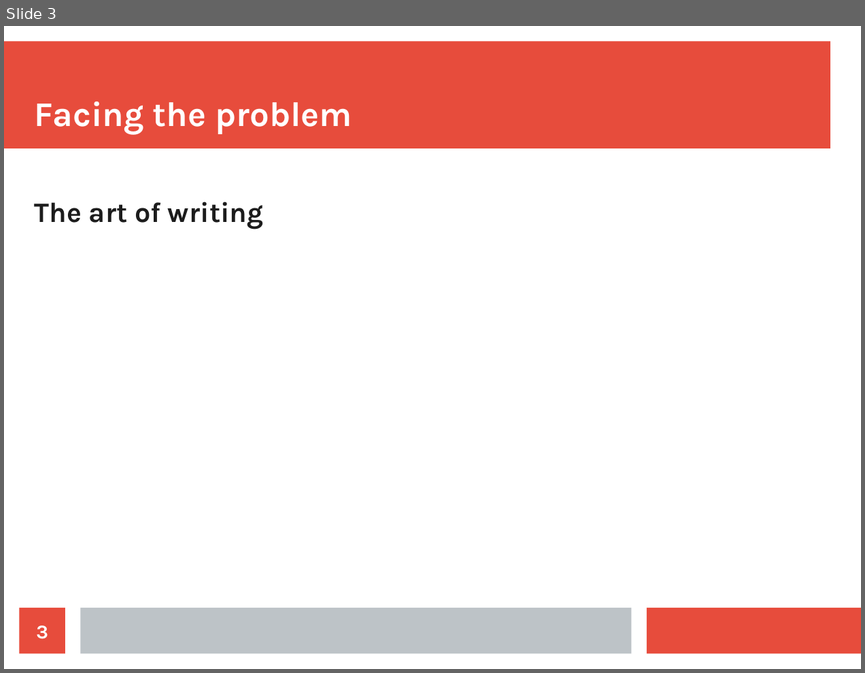
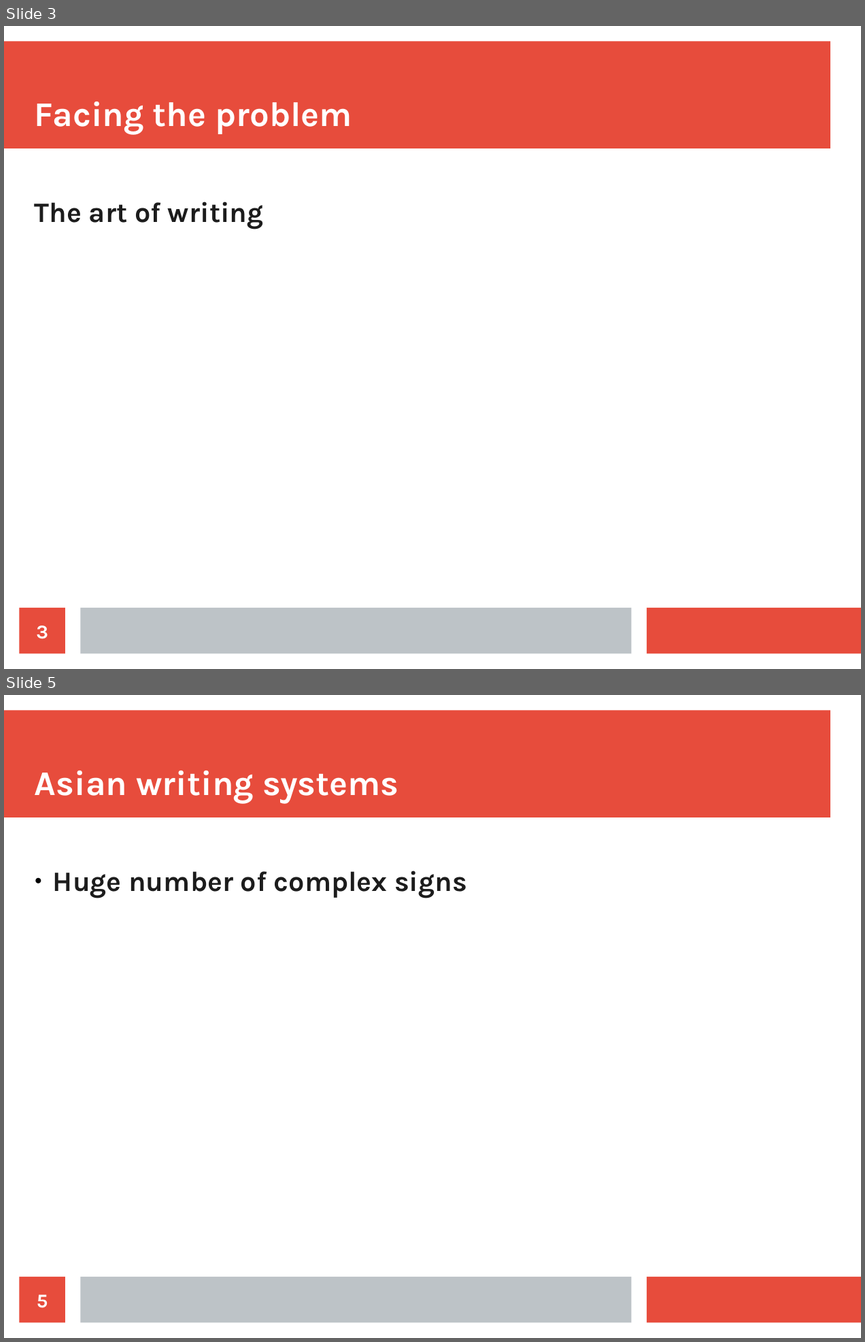
Before and after one commit to CPPUserGroups/Germany-Hamburg, a slide deck: unicode/slides.odp. Shown one above the other, each under a label of ours: slide 3 before the commit, slides 3 and 5 after it; the slides between them are not shown. The pictures are 865x673 and 865x1342 pixels, drawn with LibreOffice and Linux fonts; fonts in the diff are those of the drawing. Boxes give left, top, right and bottom in pixels: in the first picture for what was removed or moved away, otherwise in the second. Text is boxed around its words. In the diff, an @@ line names an element or a change of style, - is before the commit and + after.

```diff
--- a/unicode/slides.odp
+++ b/unicode/slides.odp
@@ slide 5 added at (x1=4, y1=695, x2=861, y2=1338), background #FFFFFF; not listed: 3 template elements that a slide beside it also shows @@
@@ title added at (x1=35, y1=770, x2=398, y2=803), 32 pt, text #FFFFFF, bold @@
+Asian writing systems
@@ text added at (x1=53, y1=870, x2=467, y2=898), 26 pt, text #1C1C1C, bold @@
+● Huge number of complex signs
@@ page number added at (x1=20, y1=1276, x2=65, y2=1323), fill #E74C3C, 18 pt, text #FFFFFF, bold @@
+5
```
Also in this commit, not shown: 4 other slides added, 6 other files.
